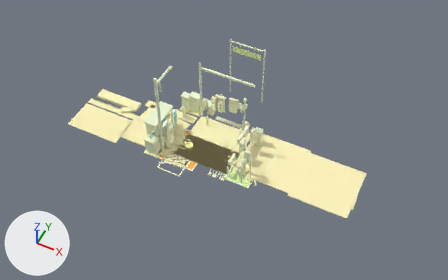
A saved change to the glTF model exports/gltf/scene_signalized_intersection.glb.
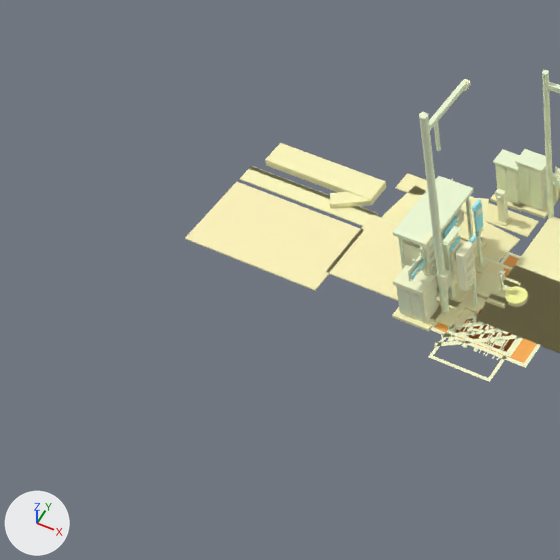
The first picture shows the older version from a 50 mm camera at (13.3, -25.0, 32.1) aimed at (1.1, -0.7, 1.7). The close-ups show the older and then the newer version on the part from 0% to 46% of the width and 13% to 86% of the height of that picture. Only the edits that show in the close-ups are written down. Lighting does not change. The marker at lower left points along +X, +Y and +Z.

Names of what the first close-up shows: 'asphalt_lane', 'barrier_base', 'body', 'concrete_lane', 'outer_shoulder', 'pole', 'pole_vertical', 'roof', 'shoulder_pad', 'taper_zone', 'travel_lane', 'travel_lane_main' and 76 more.
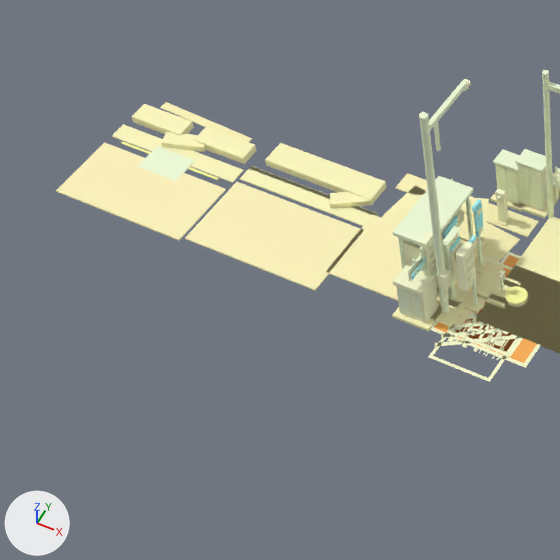
Location of each change, [x1, y1, x2, y2] in pixels of the close-ups (560 x 560 px):
'travel_lane.001', added (beige)
    after: [56, 142, 226, 241]
'temporary_pad', added (beige)
    after: [112, 124, 244, 183]
'barrier_block_right', added (beige)
    after: [194, 127, 257, 164]
'barrier_block_left', added (beige)
    after: [132, 104, 194, 135]
'steel_bypass_plate', added (pale green)
    after: [138, 146, 195, 181]
'gravel_bypass_fill', added (beige)
    after: [160, 102, 252, 142]
'barrier_link', added (beige)
    after: [161, 132, 205, 152]
'temp_edge', added
    after: [121, 142, 219, 180]
'body', unchanged, uncovered by the edit
    before: [476, 269, 560, 352]
    after: [475, 266, 560, 352]
'asphalt_lane', unchanged, covered by the edit
    before: [475, 265, 560, 353]
    after: [477, 265, 560, 353]

Edits to the bpy script that builds the scene:
```text
Add me_gravel_bypass_fill:
    me_gravel_bypass_fill.from_pydata([(-10.71, 0.68, 0.01), (-10.7, 0.94, 0.01), (-10.7, 0.94, 0.04), (-10.71, 0.68, 0.04), (-13.69, 1.1, 0.01), (-13.7, 0.84, 0.01), (-13.7, 0.84, 0.04), (-13.69, 1.1, 0.04)], [], [(0, 1, 2), (0, 2, 3), (4, 5, 6), (4, 6, 7), (5, 0, 3), (5, 3, 6), (1, 4, 7), (1, 7, 2), (3, 2, 7), (3, 7, 6), (5, 4, 1), (5, 1, 0)])
    me_gravel_bypass_fill.materials.append(mat_mat_gravel_compact)  # beige #fff7bc
Add me_temp_edge:
    me_temp_edge.from_pydata([(-10.61, -0.81, 0.03), (-10.61, -0.73, 0.03), (-10.61, -0.73, 0.03), (-10.61, -0.81, 0.03), (-13.79, -0.73, 0.03), (-13.79, -0.81, 0.03), (-13.79, -0.81, 0.03), (-13.79, -0.73, 0.03)], [], [(0, 1, 2), (0, 2, 3), (4, 5, 6), (4, 6, 7), (5, 0, 3), (5, 3, 6), (1, 4, 7), (1, 7, 2), (3, 2, 7), (3, 7, 6), (5, 4, 1), (5, 1, 0)])
    me_temp_edge.materials.append(mat_mat_marking_yellow)  # yellow #fffe9d
Add me_barrier_link:
    me_barrier_link.from_pydata([(-11.571, -0.057, 0.0), (-11.707, 0.362, 0.0), (-11.707, 0.362, 0.18), (-11.571, -0.057, 0.18), (-12.829, -0.003, 0.0), (-12.693, -0.422, 0.0), (-12.693, -0.422, 0.18), (-12.829, -0.003, 0.18)], [], [(0, 1, 2), (0, 2, 3), (4, 5, 6), (4, 6, 7), (5, 0, 3), (5, 3, 6), (1, 4, 7), (1, 7, 2), (3, 2, 7), (3, 7, 6), (5, 4, 1), (5, 1, 0)])
    me_barrier_link.materials.append(mat_mat_concrete)  # beige #fffabf
Add ob_gravel_bypass_fill:
    ob_gravel_bypass_fill = bpy.data.objects.new('gravel_bypass_fill', me_gravel_bypass_fill)
    ob_gravel_bypass_fill.location = (0.0, 0.0, 0.0)
Add ob_temp_edge:
    ob_temp_edge = bpy.data.objects.new('temp_edge', me_temp_edge)
    ob_temp_edge.location = (0.0, 0.0, 0.0)
Add ob_steel_bypass_plate:
    ob_steel_bypass_plate = bpy.data.objects.new('steel_bypass_plate', me_steel_bypass_plate)  # a box spanning x -12.83..-11.57, y -1.35..-0.47, z 0.021..0.041; in mat_mat_metal_galvanized (pale green #f3ffda)
    ob_steel_bypass_plate.location = (0.0, 0.0, 0.0)
Add ob_barrier_link:
    ob_barrier_link = bpy.data.objects.new('barrier_link', me_barrier_link)
    ob_barrier_link.location = (0.0, 0.0, 0.0)
Add ob_barrier_block_right:
    ob_barrier_block_right = bpy.data.objects.new('barrier_block_right', me_barrier_block_right)  # a box spanning x -11.95..-10.33, y 0.04..0.62, z 0.0..0.22; in mat_mat_concrete (beige #fffabf)
    ob_barrier_block_right.location = (0.0, 0.0, 0.0)
Add ob_barrier_block_left:
    ob_barrier_block_left = bpy.data.objects.new('barrier_block_left', me_barrier_block_left)  # a box spanning x -14.03..-12.41, y 0.04..0.62, z 0.0..0.22; in mat_mat_concrete (beige #fffabf)
    ob_barrier_block_left.location = (0.0, 0.0, 0.0)
Add ob_temporary_pad:
    ob_temporary_pad = bpy.data.objects.new('temporary_pad', me_temporary_pad)  # a box spanning x -14.2..-10.2, y -0.69..-0.17, z 0.0..0.03; in mat_mat_concrete (beige #fffabf)
    ob_temporary_pad.location = (0.0, 0.0, 0.0)
Add ob_travel_lane_001:
    ob_travel_lane_001 = bpy.data.objects.new('travel_lane.001', me_travel_lane_001)  # a box spanning x -14.2..-10.2, y -3.07..-0.99, z 0.0..0.04; in mat_mat_asphalt_dry (beige #fff5bd)
    ob_travel_lane_001.location = (0.0, 0.0, 0.0)
```
